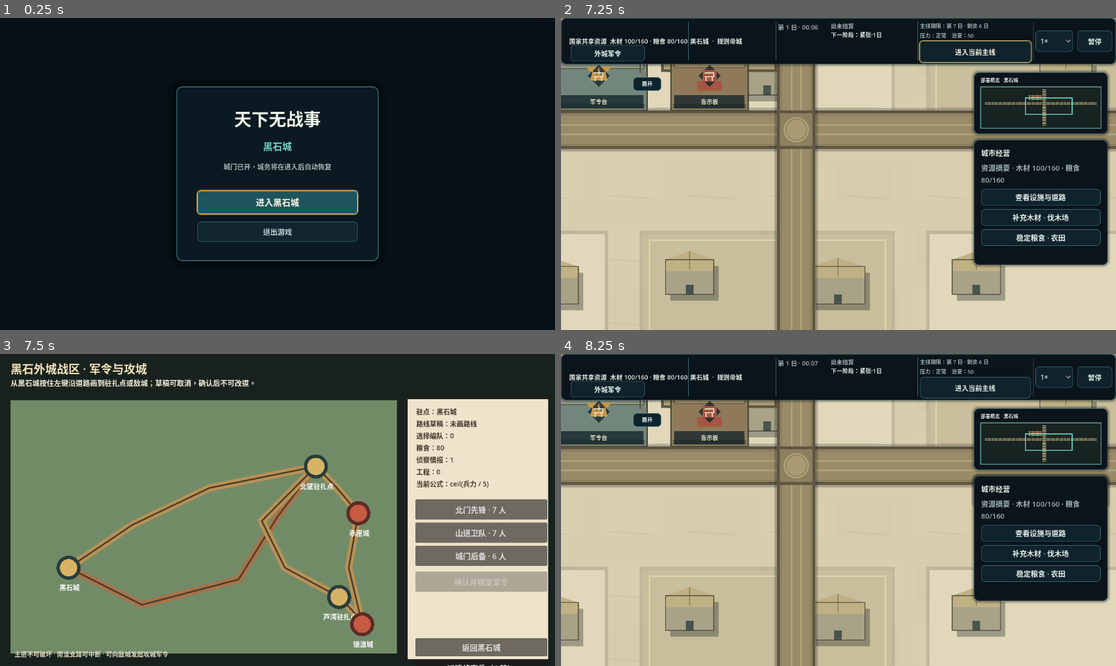
Above: before the commit, frames 1-4 (two rows, left to right).
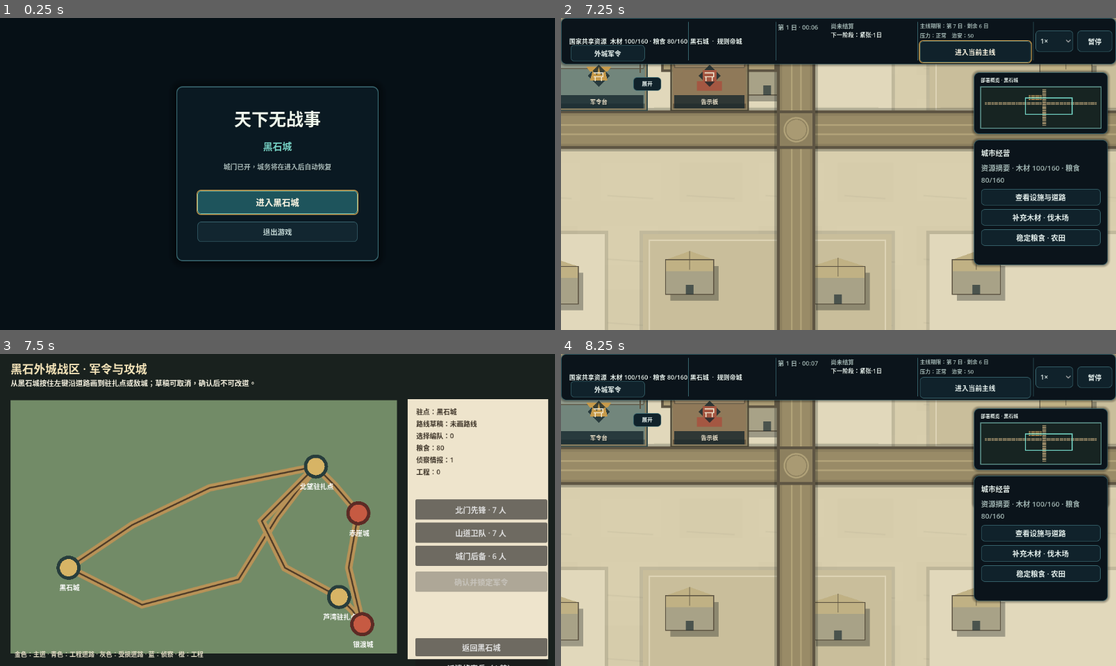
Above: after the commit, the same moments.

Repository: dodabojcuk-sys/Peace-Under-Heaven
Game: Godot game, scene res://scenes/title_shell.tscn
Same seed, same stepped clock (60 frames per second), same inputs: the game is played once before the commit and once after it.
Inputs:
- Up to frame 1 (0.25 s): no input
- Up to frame 2 (7.25 s): click "进入黑石城" at 0.5 s; click "1×" at 1.25 s; click "暂停" at 2 s; click "继续" at 2.75 s; click "进入当前主线" at 3.5 s; click "北门先锋 · 7 / 20 人" at 4.25 s; click "山道卫队 · 7 / 20 人" at 5 s; click "城门后备 · 6 / 20 人" at 5.75 s; click "返回城市" at 6.5 s
- Up to frame 3 (7.5 s): click "外城军令" at 7.25 s
- Up to frame 4 (8.25 s): click "返回黑石城" at 8 s

Frames 1-2 are identical in both runs. In frame 3, 1.3% of the frame differs, in the area x 2-89%, y 39-98%; in frame 4, nothing differs.

Commit message:
feat: present r2 field state on map

Diff:
--- a/scripts/macro_march/macro_march_r0.gd
+++ b/scripts/macro_march/macro_march_r0.gd
@@ -163,10 +163,9 @@
 		]
 	if army.is_empty():
 		_status_label.text = "从%s按住左键沿道路画到驻扎点或敌城；草稿可取消，确认后不可改道。" % str(source.display_name)
-		_detail_label.text = "驻点：%s\n路线草稿：%s\n选择编队：%d\n粮食：%d\n侦察情报：%d\n工程：%d\n当前公式：ceil(兵力 / %d)" % [
+		_detail_label.text = "驻点：%s\n路线草稿：%s\n选择编队：%d\n粮食：%d\n侦察情报：%d\n工程：%d" % [
 			str(source.display_name), draft_text, _selected_formation_ids.size(), int(model.food),
 			visible_patrols.size(), projects.size(),
-			int(model.get("maintenance_units_per_food", 1)),
 		]
 	else:
 		var macro: Dictionary = army.macro_march
@@ -186,7 +185,7 @@
 		if StringName(army.phase) == ARMY_REGISTRY.PHASE_SIEGING:
 			_detail_label.text = "城门耐久：%d\n守军：%d\n我军可战：%d\n自动先行招降，未降则攻门并清剿守军。" % [int(siege.get("gate_hp", 0)), ceili(float(int( …(219 unchanged characters)…
 		else:
-			_detail_label.text = "进度：%d / %d ms\n粮食已扣：%d\n%s" % [int(macro.progress_millis), int(macro.total_millis), int(macro.food_cost), ("道路恢复后会继续原军令，不再扣粮。" if StringName(army.phase) == ARMY_REGISTRY.PHASE_BLOCKED else "到达后可从驻扎点发出下一道军令。")]
+			_detail_label.text = "行军进度：%d%%\n粮食已扣：%d\n%s" % [roundi(float(macro.progress_millis) / maxf(float(macro.total_millis), 1.0) * 100.0), int(macro.food_cost), ("道路恢复后会继续原军令，不再扣粮。" if StringName(army.phase) == ARMY_REGISTRY.PHASE_BLOCKED else "到达后可从驻扎点发出下一道军令。")]
 		_confirm_button.disabled = true
 		_block_button.visible = false
 		_recover_button.visible = false
@@ -429,12 +428,16 @@
 	draw_rect(Rect2(Vector2.ZERO, size), Color("19211e"))
 	draw_rect(rect, Color("728b67"))
 	draw_rect(Rect2(Vector2(size.x - 306, 94), Vector2(292, size.y - 108)), Color("eee4cc"))
-	for route_value in THEATER.get_routes().values():
+	var field := _dispatch_adapter.get_field_tactics_read_model() if _dispatch_adapter != null else {}
+	for route_value in Dictionary(field.get("roads_by_id", {})).values():
 		var route: Dictionary = route_value
 		var points := PackedVector2Array()
-		for point in route.points:
+		for point in Array(route.get("route_world_points", [])):
 			points.append(_world_to_screen(Vector2(point)))
-		var color := Color("b89257") if int(route.blockable_segment_index) < 1 else Color("a7734b")
+		if points.size() < 2:
+			continue
+		var damaged := StringName(route.get("state", &"")) == FieldTacticsState.ROAD_DAMAGED
+		var color := Color("66535c") if damaged else (Color("68b8a7") if StringName(route.get("road_kind", &"")) != FieldTacticsState.ROAD_MAIN else Color("b89257"))
 		draw_polyline(points, color, 14.0, true)
 		draw_polyline(points, Color("4b3927"), 2.0, true)
 	if not _draft_route.is_empty():
@@ -447,9 +450,23 @@
 		for point in _draw_points:
 			drawn.append(_world_to_screen(point))
 		draw_polyline(drawn, Color("54d7df"), 4.0, true)
-	var army: Dictionary = _model().get("army", {})
-	if not army.is_empty():
-		_draw_army_marker(army)
+	for army_value in Array(_model().get("armies", [])):
+		_draw_army_marker(Dictionary(army_value))
+	for camp_value in Dictionary(field.get("camps_by_id", {})).values():
+		var camp: Dictionary = camp_value
+		var point := THEATER.get_point(StringName(camp.get("point_id", &"")))
+		if not point.is_empty():
+			var camp_center := _world_to_screen(Vector2(point.world_position))
+			draw_rect(Rect2(camp_center - Vector2(11, 11), Vector2(22, 22)), Color("f0c46b"), true)
+	for specialist_value in Dictionary(field.get("specialists_by_id", {})).values():
+		var specialist: Dictionary = specialist_value
+		if not bool(specialist.get("alive", false)):
+			continue
+		var point := THEATER.get_point(StringName(specialist.get("current_point_id", &"")))
+		if point.is_empty():
+			continue
+		var specialist_color := Color("73d7ed") if StringName(specialist.get("role", &"")) == FieldTacticsState.SPECIALIST_SCOUT else Color("f2b86e")
+		draw_circle(_world_to_screen(Vector2(point.world_position)), 9.0, specialist_color)
 	for point_value in THEATER.get_points().values():
 		var point: Dictionary = point_value
 		var center := _world_to_screen(Vector2(point.world_position))
@@ -457,7 +474,7 @@
 		draw_circle(center, 25.0, Color("5c2b25") if enemy else Color("273d3c"))
 		draw_circle(center, 18.0, Color("c65a42") if enemy else Color("d7b465"))
 		draw_string(ThemeDB.fallback_font, center + Vector2(-38, 47), str(point.display_name), HORIZONTAL_ALIGNMENT_CENTER, 80, 14, Color.WHITE)
-	draw_string(ThemeDB.fallback_font, Vector2(30, size.y - 20), "主道不可破坏 · 南洼支路可中断 · 可向敌城发起攻城军令", HORIZONTAL_ALIGNMENT_LEFT, -1, 13, Color("e3dcc5"))
+	draw_string(ThemeDB.fallback_font, Vector2(30, size.y - 20), "金色：主道 · 青色：工程道路 · 灰色：受损道路 · 蓝：侦察 · 橙：工程", HORIZONTAL_ALIGNMENT_LEFT, -1, 13, Color("e3dcc5"))
 
 
 func _draw_army_marker(army: Dictionary) -> void:
Not shown, changed: CHANGELOG.md
Not shown, changed: CURRENT_STATE.md
